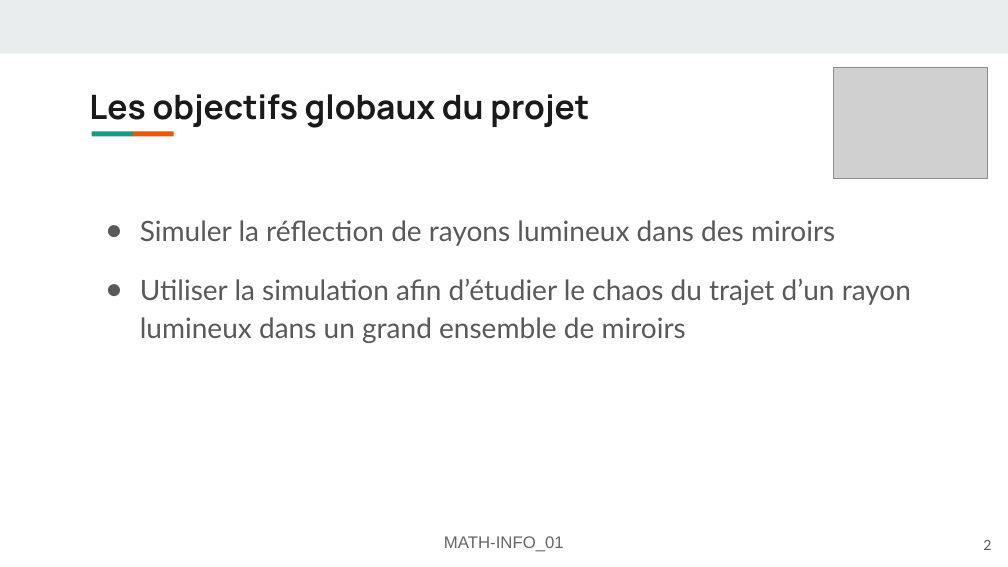
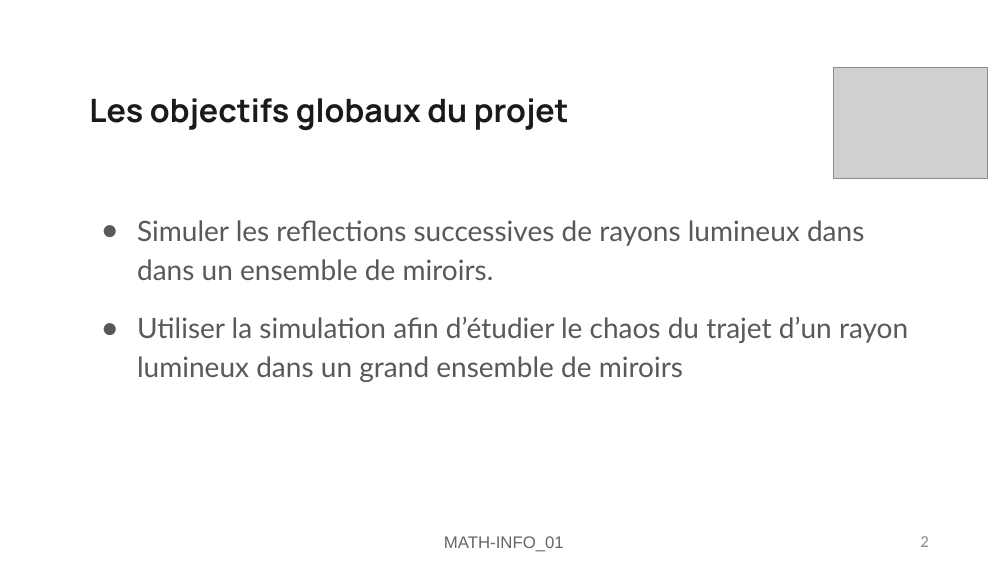
Before and after one commit to FlashOnFire/MirrorVerse, a slide deck: slide 2 of project_managment/MATH-INFO_01-mirror-verse.odp. Drawn at 1008x567 pixels with LibreOffice and Linux fonts; fonts in the diff are those of the drawing; grey boxes stand for pictures. Boxes give left, top, right and bottom in pixels: in the first picture for what was removed or moved away, otherwise in the second. Text is boxed around its words. In the diff, an @@ line names an element or a change of style, - is before the commit and + after.

```diff
--- a/project_managment/MATH-INFO_01-mirror-verse.odp
+++ b/project_managment/MATH-INFO_01-mirror-verse.odp
@@ rectangle removed at <box>0,0,1008,53</box> @@
@@ title "Les objectifs globaux du projet" at <box>89,98,569,131</box>: size 24.1 to 23 pt; line spacing 0.9 to 1 @@
@@ rectangle removed at <box>92,131,133,136</box> @@
@@ rectangle removed at <box>132,131,173,136</box> @@
@@ text at <box>137,220,864,280</box>: text changed @@
-● Simuler la réflection de rayons lumineux dans des miroirs
+● Simuler les reflections successives de rayons lumineux dans dans un ensemble de miroirs.
@@ text at <box>137,317,908,382</box>: indent changed @@
@@ page number: place and size @@
-page number at <box>983,540,991,550</box>
+page number at <box>920,536,928,547</box>
@@ page number at <box>920,536,928,547</box>: size 10 to 12 pt, font Lato to Calibri, text colour #595959 to #898989 @@
```
Also in this commit, not shown: 8 other slides changed, 1 slide added, 1 slide removed, 2 other files.
